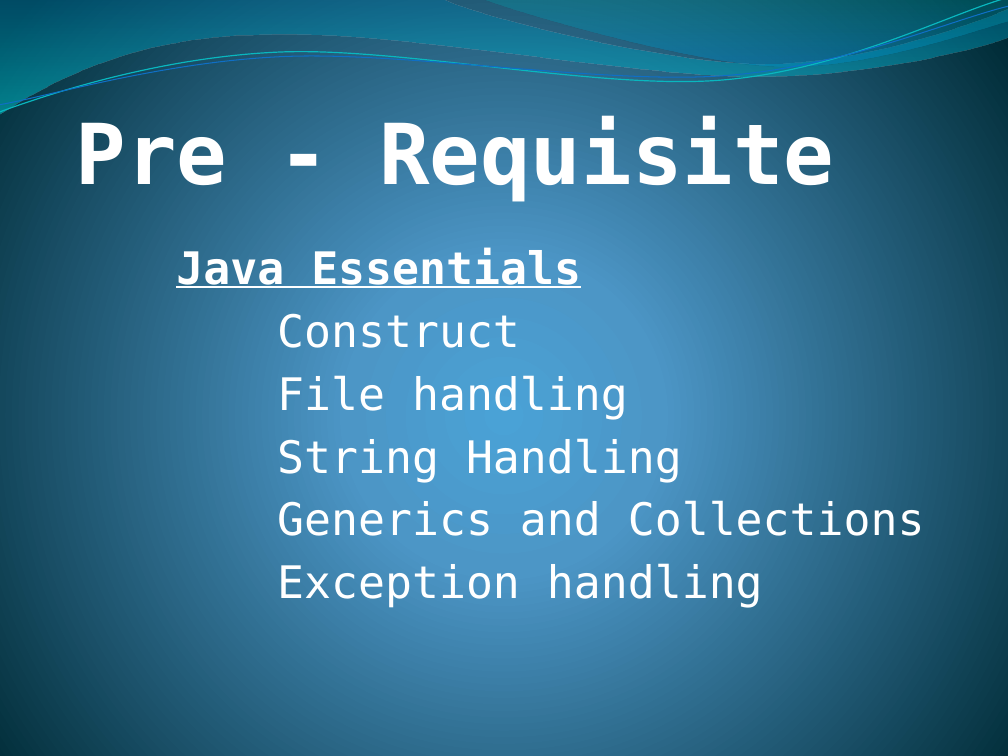
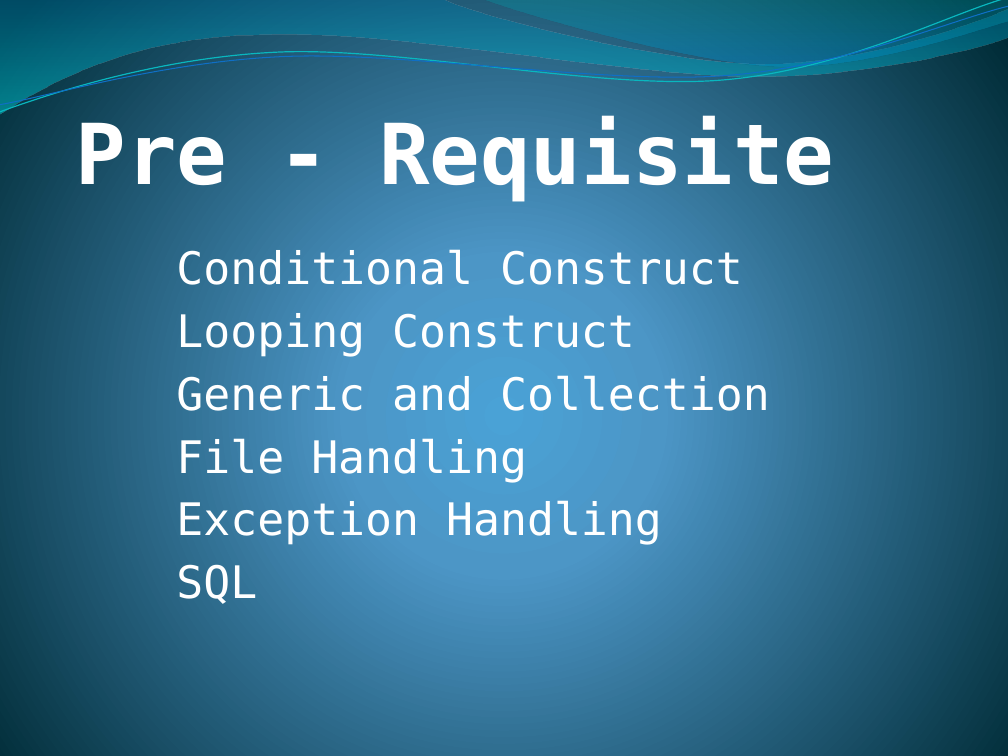
Before and after one commit to Sakthidevi2016/Project-Powerpoint, a slide deck: slide 6 of Project Presentation.pptx (slide 2 before the commit). Drawn at 1008x756 pixels with LibreOffice and Linux fonts; fonts in the diff are those of the drawing. Boxes give left, top, right and bottom in pixels: in the first picture for what was removed or moved away, otherwise in the second. Text is boxed around its words. In the diff, an @@ line names an element or a change of style, - is before the commit and + after.

```diff
--- a/Project Presentation.pptx
+++ b/Project Presentation.pptx
@@ subtitle at <box>176,248,770,604</box>: text changed @@
-      Java Essentials
-      Construct
-      File handling
-      String Handling
-      Generics and Collections
-      Exception handling
+      Conditional Construct
+      Looping Construct
+      Generic and Collection
+      File Handling
+      Exception Handling
+      SQL
```
Also in this commit, not shown: 1 slide removed.
